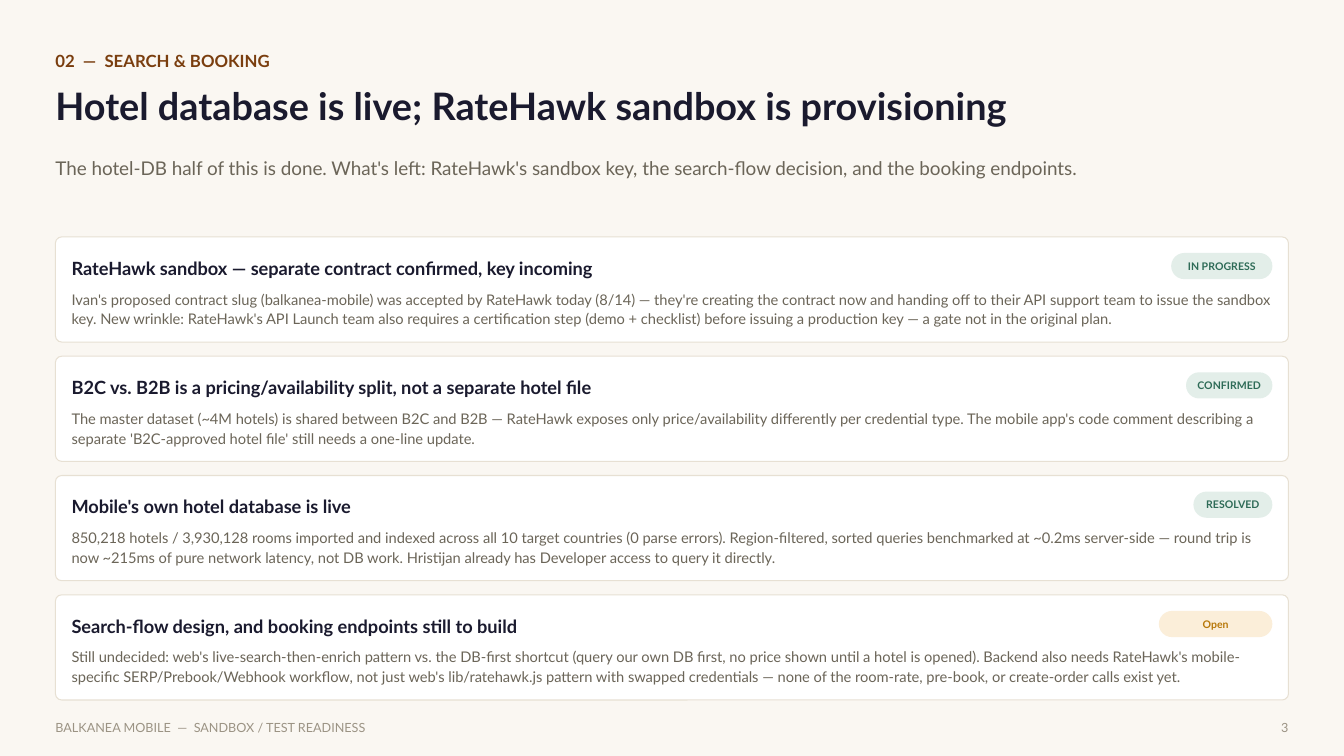
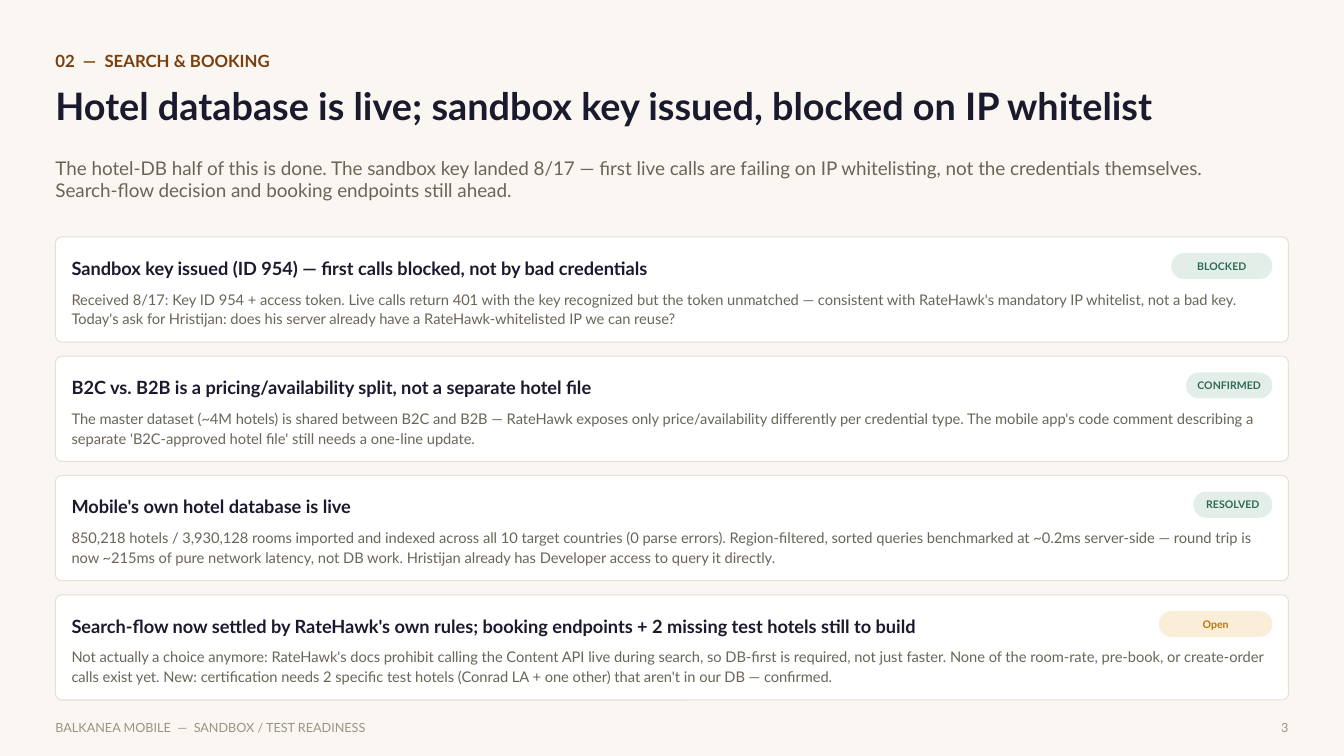
Before and after one commit to rweale-ai/balkanea-mobile, a slide deck: slide 3 of decks/Balkanea-Mobile-Sandbox-Readiness-Update.pptx. Drawn at 1344x756 pixels with LibreOffice and Linux fonts; fonts in the diff are those of the drawing. Boxes give left, top, right and bottom in pixels: in the first picture for what was removed or moved away, otherwise in the second. Text is boxed around its words. In the diff, an @@ line names an element or a change of style, - is before the commit and + after.

```diff
--- a/decks/Balkanea-Mobile-Sandbox-Readiness-Update.pptx
+++ b/decks/Balkanea-Mobile-Sandbox-Readiness-Update.pptx
@@ text at <box>55,92,1152,127</box>: text changed @@
-Hotel database is live; RateHawk sandbox is provisioning
+Hotel database is live; sandbox key issued, blocked on IP whitelist
@@ text at <box>55,161,1202,201</box>: text changed @@
-The hotel-DB half of this is done. What's left: RateHawk's sandbox key, the search-flow decision, and the booking endpoints.
+The hotel-DB half of this is done. The sandbox key landed 8/17 — first live calls are failing on IP whitelisting, not the credentials themselves. Search-flow decision and booking endpoints still ahead.
@@ text at <box>72,261,647,278</box>: text changed @@
-RateHawk sandbox — separate contract confirmed, key incoming
+Sandbox key issued (ID 954) — first calls blocked, not by bad credentials
@@ text at <box>1197,262,1246,270</box>: text changed @@
-IN PROGRESS
+BLOCKED
@@ text at <box>72,294,1236,327</box>: text changed @@
-Ivan's proposed contract slug (balkanea-mobile) was accepted by RateHawk today (8/14) — they're creating the contract now and handing off to their API support team to issue the sandbox key. New wrinkle: RateHawk's API Launch team also requires a certification step (demo + checklist) before issuing a production key — a gate not in the original plan.
+Received 8/17: Key ID 954 + access token. Live calls return 401 with the key recognized but the token unmatched — consistent with RateHawk's mandatory IP whitelist, not a bad key. Today's ask for Hristijan: does his server already have a RateHawk-whitelisted IP we can reuse?
@@ text at <box>72,619,916,637</box>: text changed @@
-Search-flow design, and booking endpoints still to build
+Search-flow now settled by RateHawk's own rules; booking endpoints + 2 missing test hotels still to build
@@ text at <box>72,651,1264,685</box>: text changed @@
-Still undecided: web's live-search-then-enrich pattern vs. the DB-first shortcut (query our own DB first, no price shown until a hotel is opened). Backend also needs RateHawk's mobile-specific SERP/Prebook/Webhook workflow, not just web's lib/ratehawk.js pattern with swapped credentials — none of the room-rate, pre-book, or create-order calls exist yet.
+Not actually a choice anymore: RateHawk's docs prohibit calling the Content API live during search, so DB-first is required, not just faster. None of the room-rate, pre-book, or create-order calls exist yet. New: certification needs 2 specific test hotels (Conrad LA + one other) that aren't in our DB — confirmed.
```
Also in this commit, not shown: 2 other slides changed, 4 other files.
